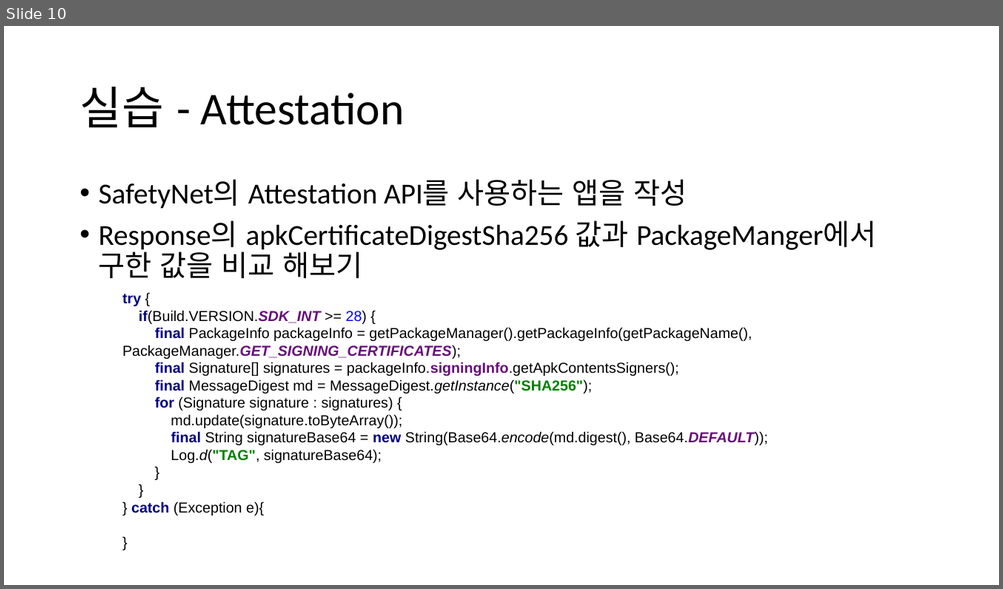
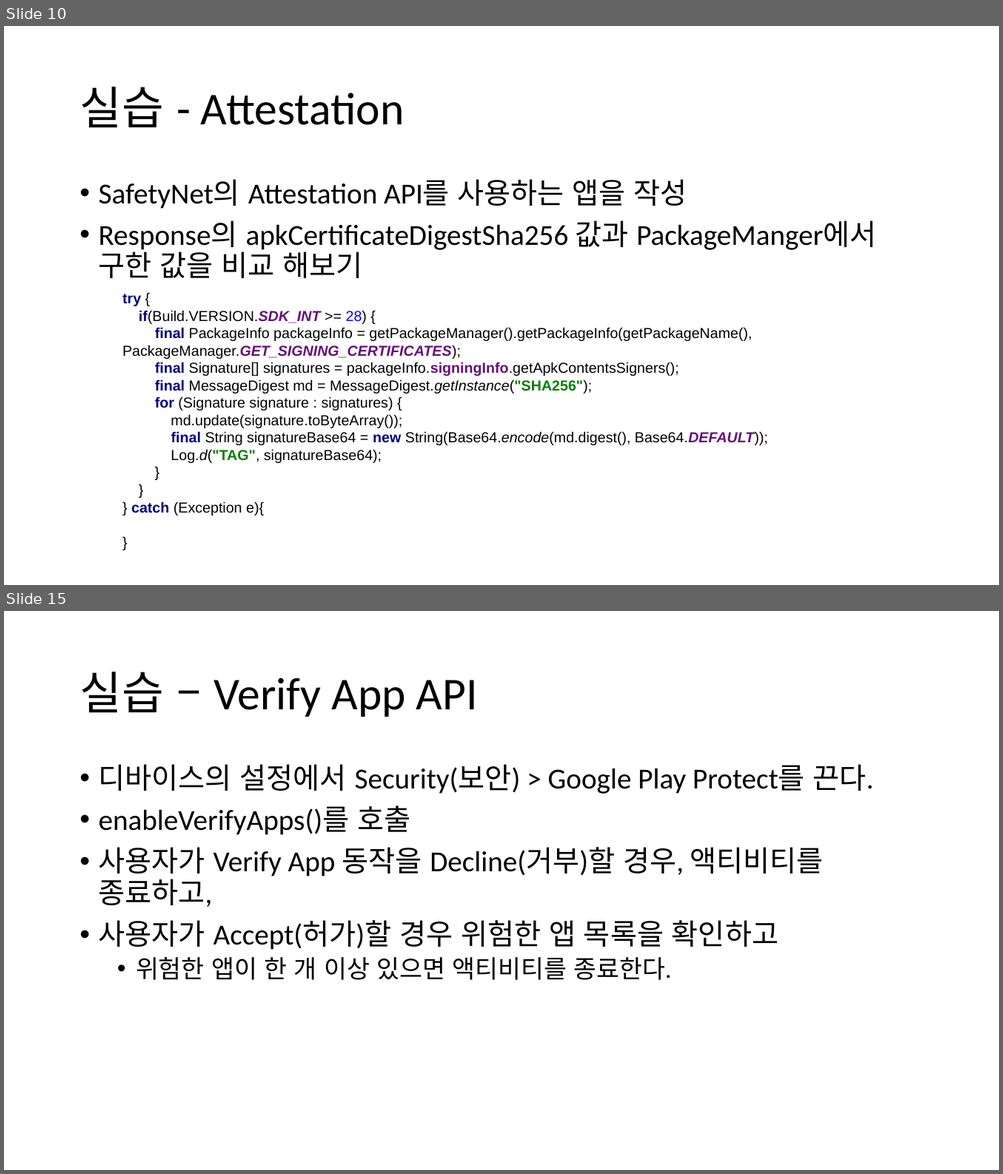
Before and after one commit to jyheo/jyheo.github.io, a slide deck: androidsec/안드로이드 SafetyNet.pptx. Shown one above the other, each under a label of ours: slide 10 before the commit, slides 10 and 15 after it; the slides between them are not shown. The pictures are 1003x589 and 1003x1174 pixels, drawn with LibreOffice and Linux fonts; fonts in the diff are those of the drawing. Boxes give left, top, right and bottom in pixels: in the first picture for what was removed or moved away, otherwise in the second. Text is boxed around its words. In the diff, an @@ line names an element or a change of style, - is before the commit and + after.

```diff
--- a/androidsec/안드로이드 SafetyNet.pptx
+++ b/androidsec/안드로이드 SafetyNet.pptx
@@ slide 15 added at bbox=[4, 611, 999, 1170], background #FFFFFF @@
@@ title added at bbox=[79, 672, 478, 717], 44 pt, text #000000 @@
+실습 – Verify App API
@@ text added at bbox=[99, 764, 874, 980], 28 pt, text #000000 @@
+• 디바이스의 설정에서 Security(보안) > Google Play Protect를 끈다.
+• enableVerifyApps()를 호출
+• 사용자가 Verify App 동작을 Decline(거부)할 경우, 액티비티를 종료하고,
+• 사용자가 Accept(허가)할 경우 위험한 앱 목록을 확인하고
+  • 위험한 앱이 한 개 이상 있으면 액티비티를 종료한다.
```
Also in this commit, not shown: 4 other slides added, 6 other files.
